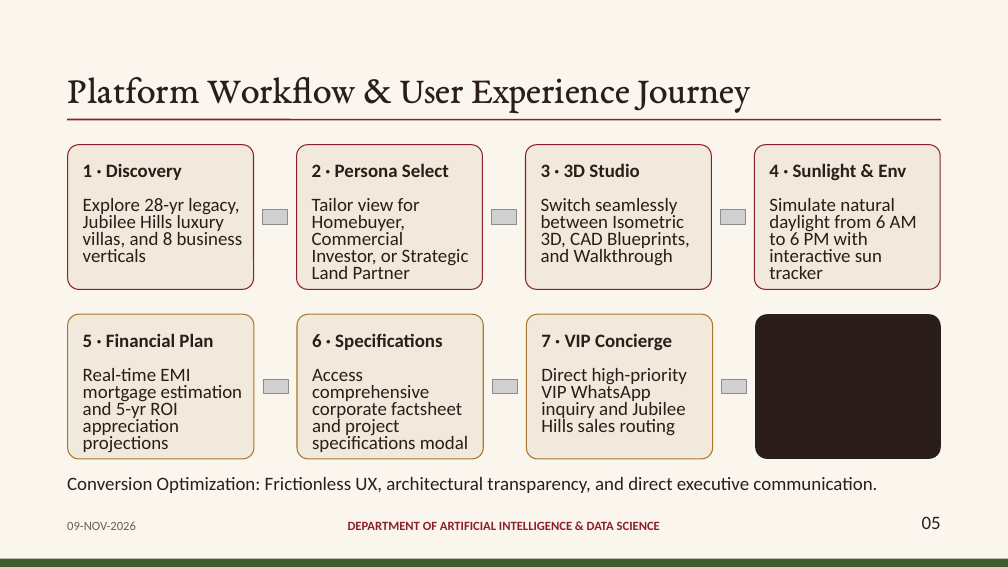
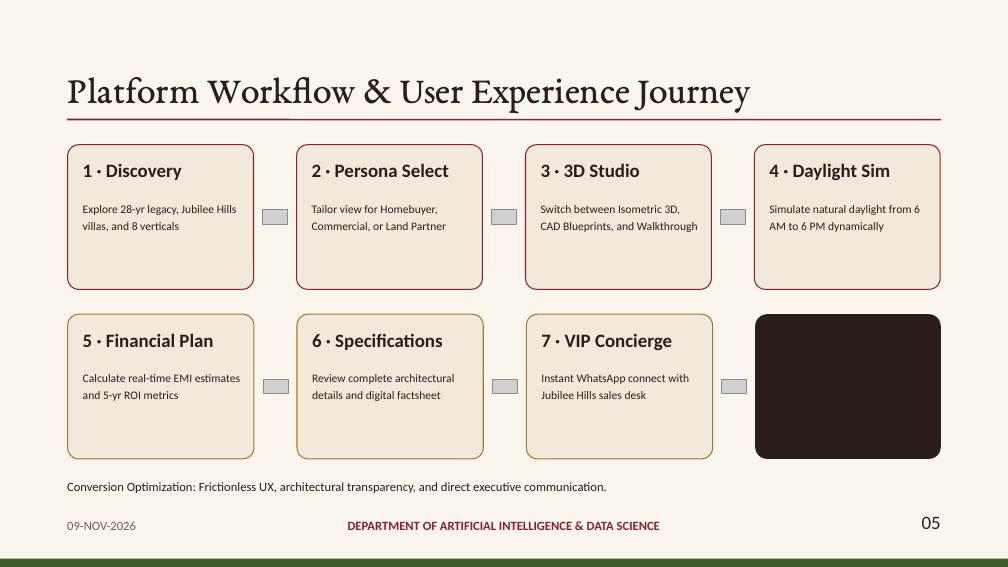
Before and after one commit to vroom0456/tirumala_meadows, a slide deck: slide 5 of Tirumala_Meadows_Internship_Presentation.pptx. Drawn at 1008x567 pixels with LibreOffice and Linux fonts; fonts in the diff are those of the drawing; grey boxes stand for pictures. Boxes give left, top, right and bottom in pixels: in the first picture for what was removed or moved away, otherwise in the second. Text is boxed around its words. In the diff, an @@ line names an element or a change of style, - is before the commit and + after.

Commit message:
style: Declutter slides 3, 5, 6, 7 and 8 for clean visual balance and readability

```diff
--- a/Tirumala_Meadows_Internship_Presentation.pptx
+++ b/Tirumala_Meadows_Internship_Presentation.pptx
@@ text at (769,163,890,180): text changed @@
-4 · Sunlight & Env
+4 · Daylight Sim
@@ text at (83,205,237,231): text changed; size 18 to 11 pt @@
-Explore 28-yr legacy, Jubilee Hills luxury villas, and 8 business verticals
+Explore 28-yr legacy, Jubilee Hills villas, and 8 verticals
@@ text at (312,205,446,231): text changed; size 18 to 11 pt @@
-Tailor view for Homebuyer, Commercial Investor, or Strategic Land Partner
+Tailor view for Homebuyer, Commercial, or Land Partner
@@ text at (541,205,698,232): text changed; size 18 to 11 pt @@
-Switch seamlessly between Isometric 3D, CAD Blueprints, and Walkthrough
+Switch between Isometric 3D, CAD Blueprints, and Walkthrough
@@ text at (769,205,920,232): text changed; size 18 to 11 pt @@
-Simulate natural daylight from 6 AM to 6 PM with interactive sun tracker
+Simulate natural daylight from 6 AM to 6 PM dynamically
@@ text at (83,374,240,401): text changed; size 18 to 11 pt @@
-Real-time EMI mortgage estimation and 5-yr ROI appreciation projections
+Calculate real-time EMI estimates and 5-yr ROI metrics
@@ text at (312,374,454,401): text changed; size 18 to 11 pt @@
-Access comprehensive corporate factsheet and project specifications modal
+Review complete architectural details and digital factsheet
@@ text at (541,374,689,399): text changed; size 18 to 11 pt @@
-Direct high-priority VIP WhatsApp inquiry and Jubilee Hills sales routing
+Instant WhatsApp connect with Jubilee Hills sales desk
@@ text "Conversion Optimization: Frictionless UX, architectural ..." at (67,482,607,493): size 18 to 12 pt @@
```
Also in this commit, not shown: 5 other slides changed, 1 other file.
